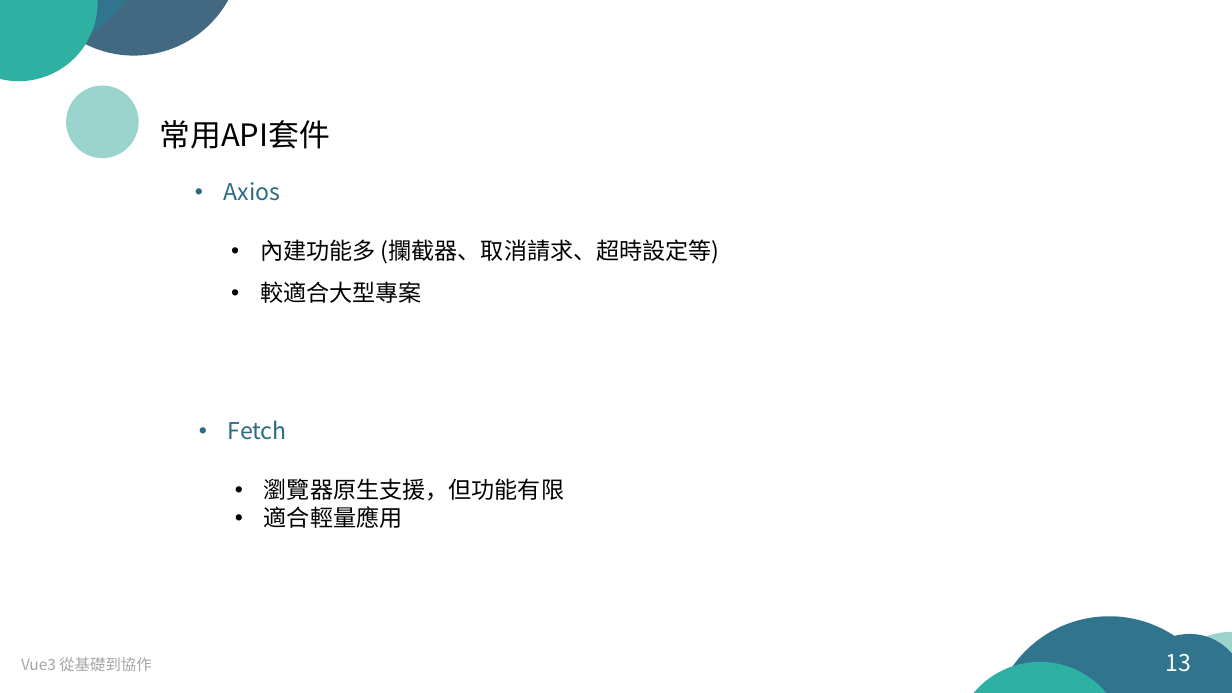
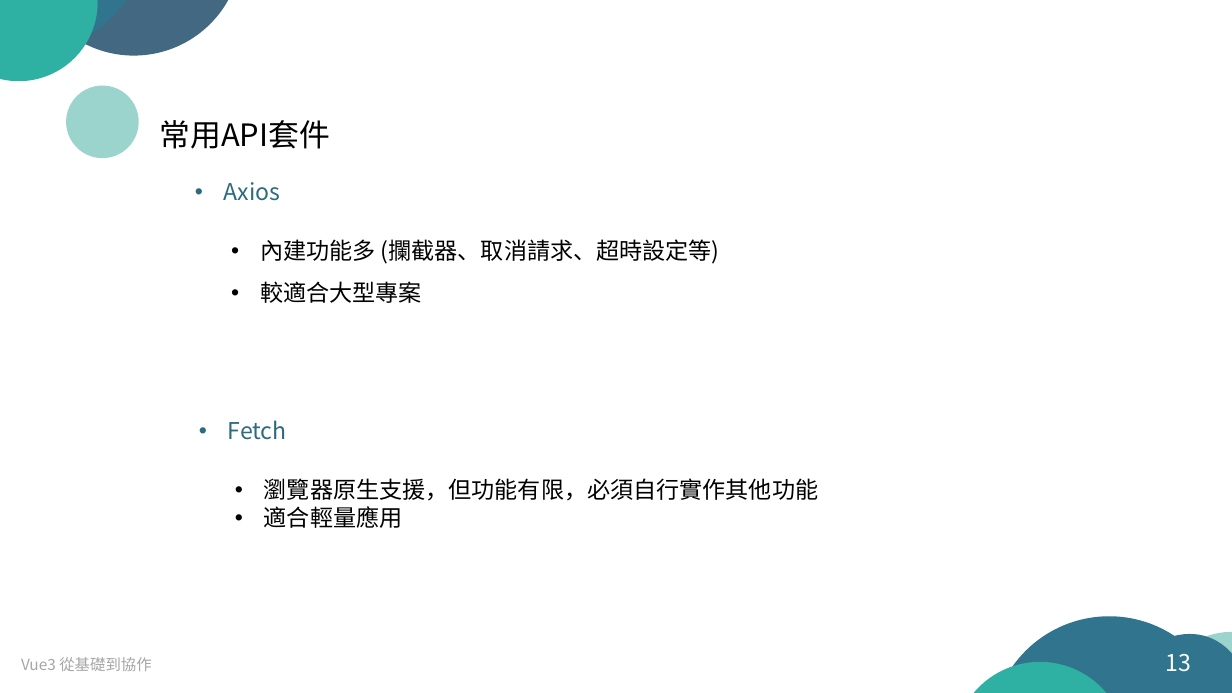
Before and after one commit to arx827/myDrive, a slide deck: slide 13 of Vue.js 從基礎到協作.pptx. Drawn at 1232x693 pixels with LibreOffice and Linux fonts; fonts in the diff are those of the drawing. Boxes give left, top, right and bottom in pixels: in the first picture for what was removed or moved away, otherwise in the second. Text is boxed around its words. In the diff, an @@ line names an element or a change of style, - is before the commit and + after.

```diff
--- a/Vue.js 從基礎到協作.pptx
+++ b/Vue.js 從基礎到協作.pptx
@@ text at [264,478,818,501]: text changed @@
-• 瀏覽器原生支援，但功能有限
+• 瀏覽器原生支援，但功能有限，必須自行實作其他功能
```
Also in this commit, not shown: 9 other slides changed, 2 slides added.
